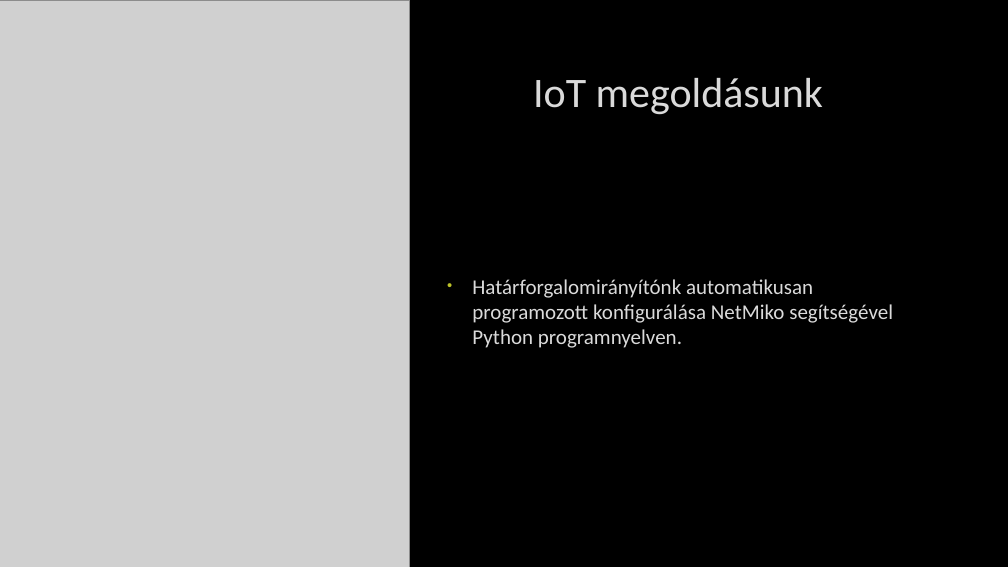
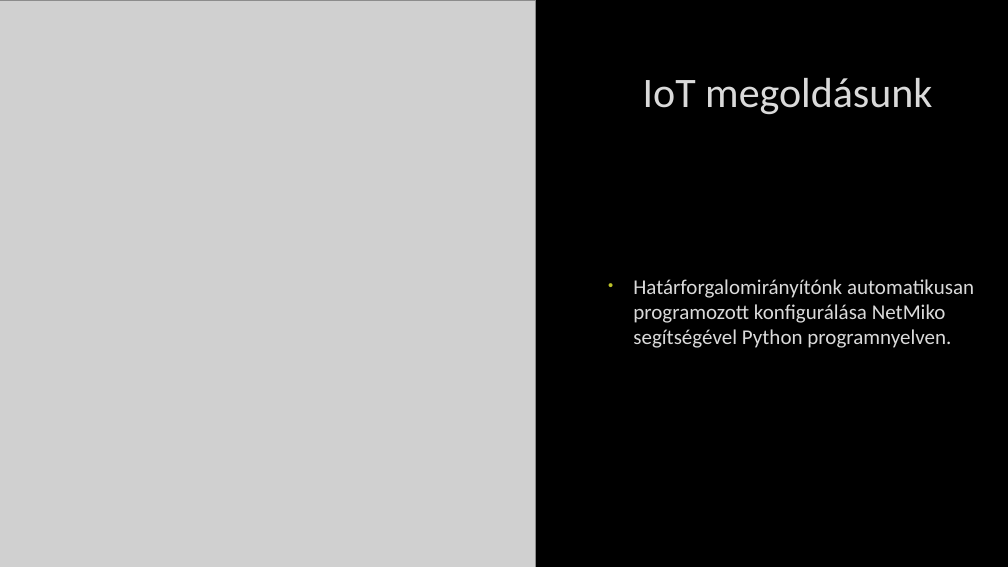
Before and after one commit to lacikartik88/IKT-projektmunka-II, a slide deck: slide 9 of Védéshez.pptx (slide 8 before the commit). Drawn at 1008x567 pixels with LibreOffice and Linux fonts; fonts in the diff are those of the drawing; grey boxes stand for pictures; background and template pictures are left out. Boxes give left, top, right and bottom in pixels: in the first picture for what was removed or moved away, otherwise in the second. Text is boxed around its words. In the diff, an @@ line names an element or a change of style, - is before the commit and + after.

```diff
--- a/Védéshez.pptx
+++ b/Védéshez.pptx
@@ picture added at (0, 0, 536, 567) @@
@@ title "IoT megoldásunk": place and size @@
-title "IoT megoldásunk" at (533, 78, 823, 115)
+title "IoT megoldásunk" at (643, 78, 932, 115)
@@ text "Határforgalomirányítónk automatikusan programozott konfigurá ..." rewrapped from (472, 279, 893, 348) to (633, 279, 974, 348) @@
```
Also in this commit, not shown: 6 other slides changed, 3 slides added.
